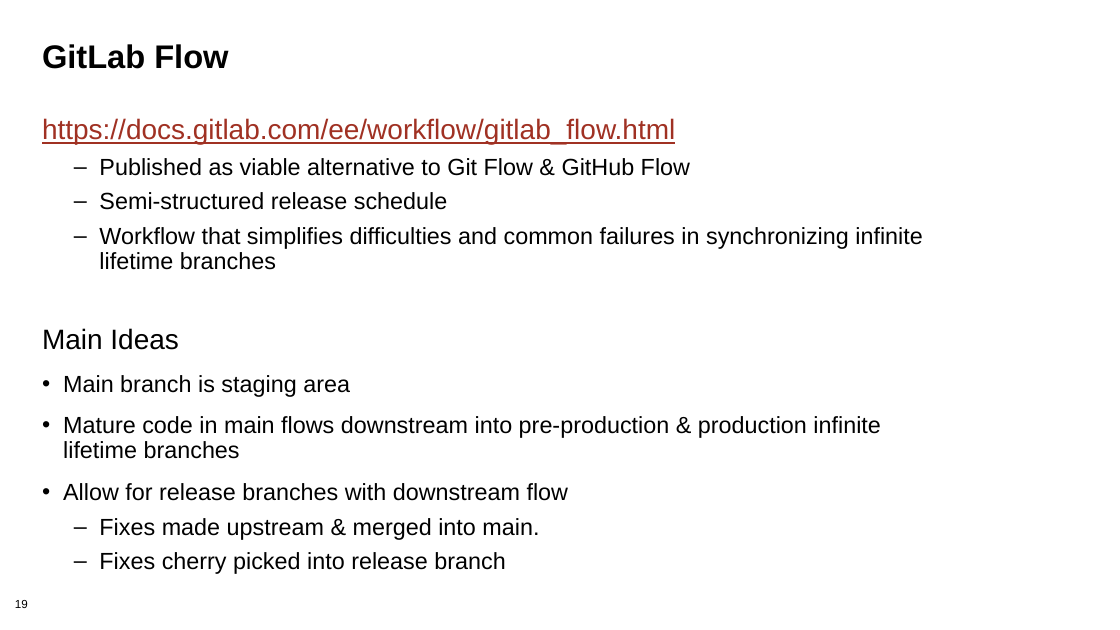
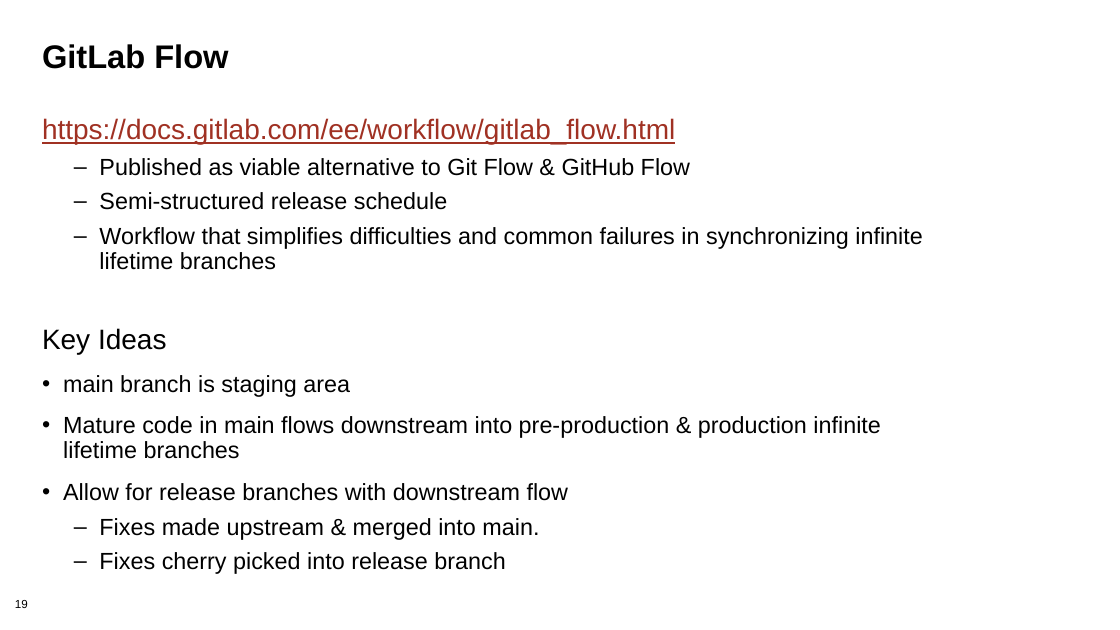
Before and after one commit to bssw-tutorial/presentations, a slide deck: slide 19 of git-workflows.pptx. Drawn at 1120x630 pixels with LibreOffice and Linux fonts; fonts in the diff are those of the drawing; background and template pictures are left out. Boxes give left, top, right and bottom in pixels: in the first picture for what was removed or moved away, otherwise in the second. Text is boxed around its words. In the diff, an @@ line names an element or a change of style, - is before the commit and + after.

```diff
--- a/git-workflows.pptx
+++ b/git-workflows.pptx
@@ text at (42,328,350,397): text changed @@
-Main Ideas
-• Main branch is staging area
+Key Ideas
+• main branch is staging area
```
Also in this commit, not shown: 6 other slides changed.
